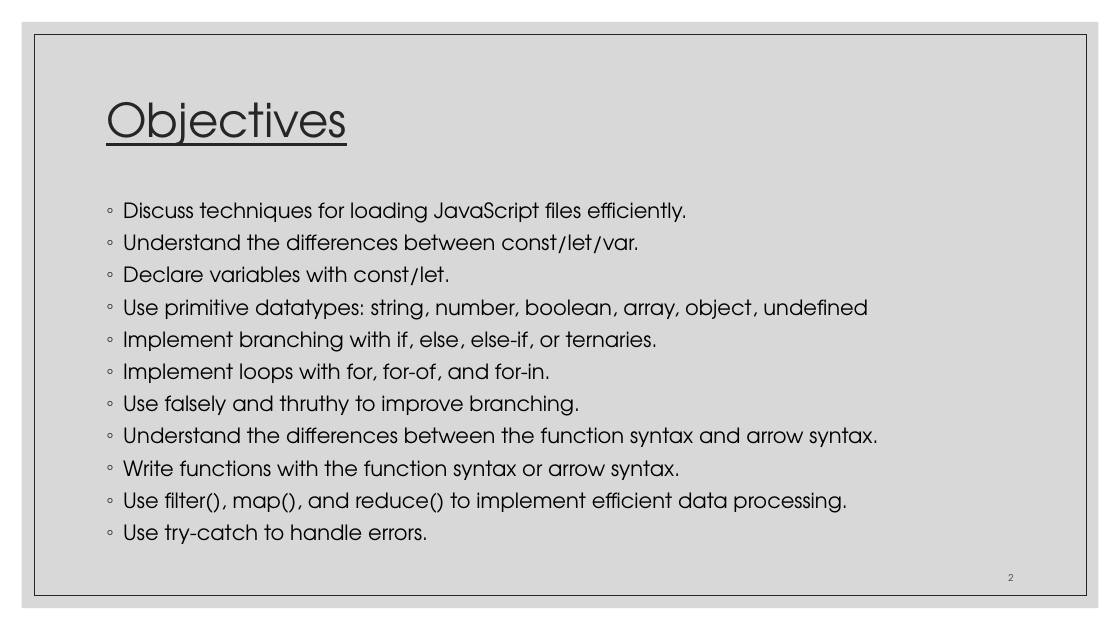
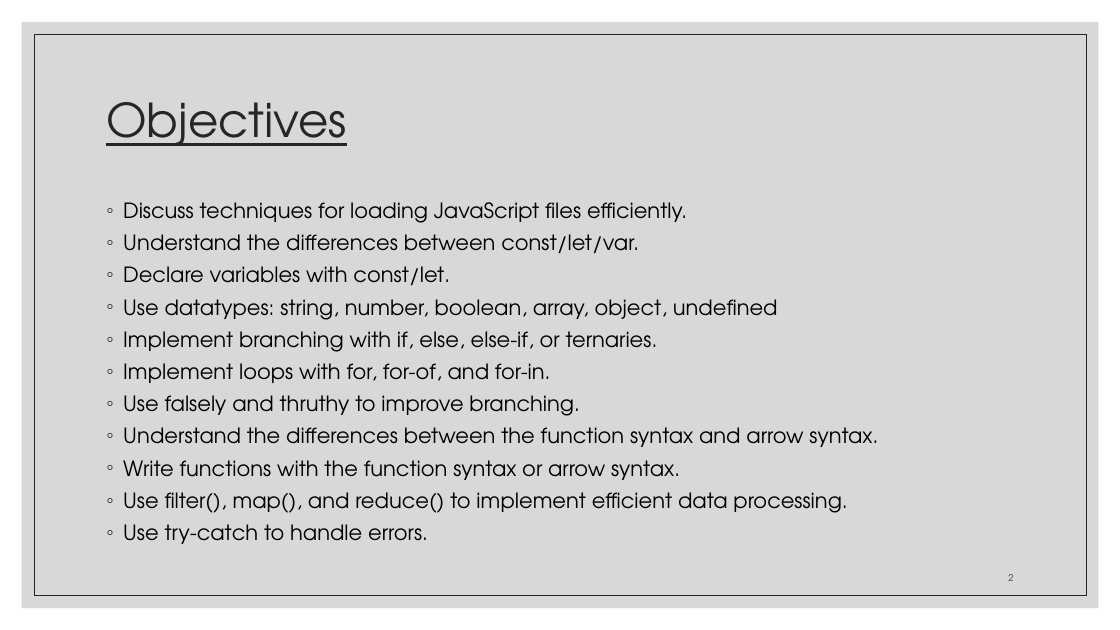
Before and after one commit to zackstotts/base-node-curriculum, a slide deck: slide 2 of unit_00/html_review/04 JavaScript.pptx. Drawn at 1120x630 pixels with LibreOffice and Linux fonts; fonts in the diff are those of the drawing. Boxes give left, top, right and bottom in pixels: in the first picture for what was removed or moved away, otherwise in the second. Text is boxed around its words. In the diff, an @@ line names an element or a change of style, - is before the commit and + after.

```diff
--- a/unit_00/html_review/04 JavaScript.pptx
+++ b/unit_00/html_review/04 JavaScript.pptx
@@ text at [123,299,778,320]: text changed @@
-◦ Use primitive datatypes: string, number, boolean, array, object, undefined
+◦ Use datatypes: string, number, boolean, array, object, undefined
```
Also in this commit, not shown: 12 other slides changed, 25 slides added, 28 slides removed.
